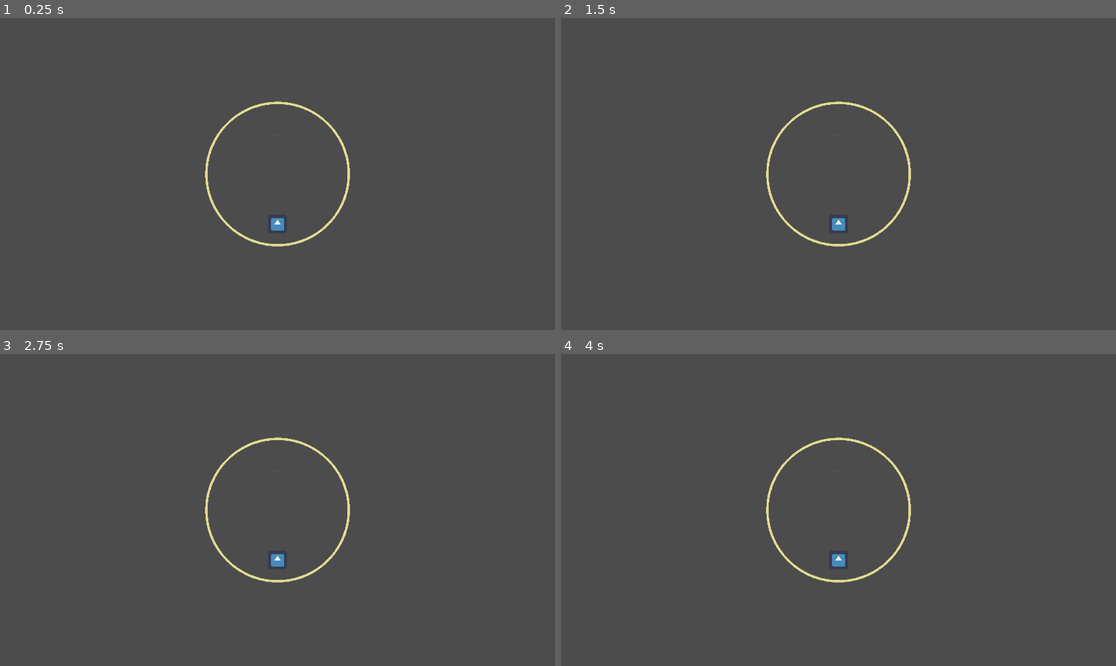
Above: before the commit, frames 1-4 (two rows, left to right).
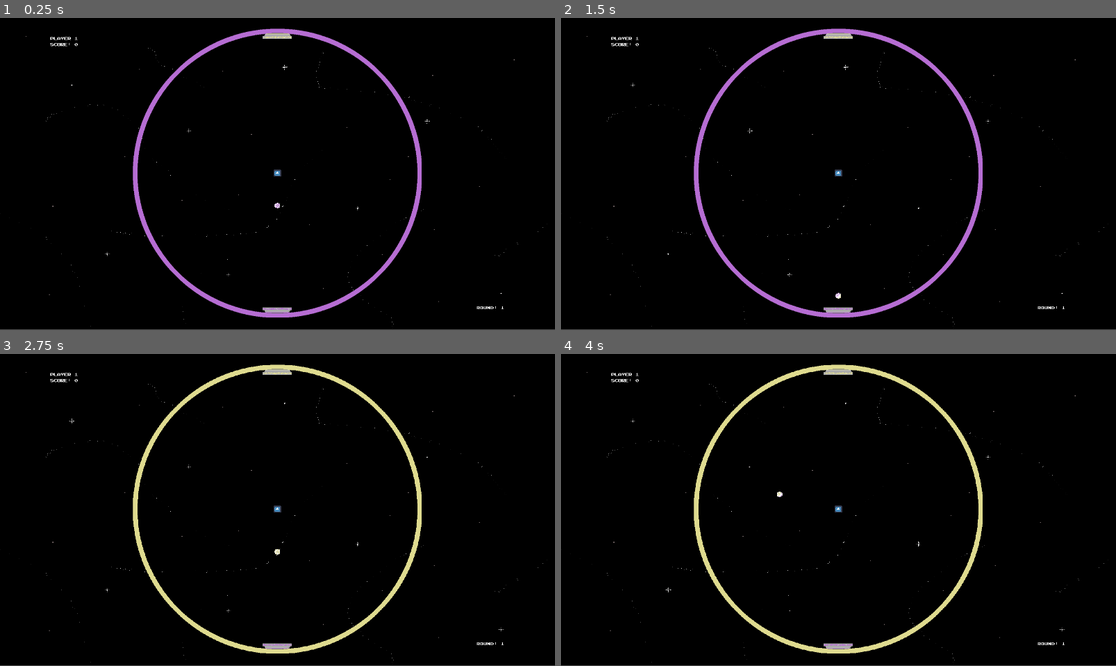
Above: after the commit, the same moments.

Repository: tannercantlay/Star-Pong
Game: Godot game, scene res://Scenes/OuterCollider.tscn
Two runs of this game, one before a commit and one after it. Both use one fixed random seed, a clock stepped at 60 frames per second and the inputs below. Before the commit the project starts from res://Scenes/MainMenu.tscn. The engine's default icon, where the game draws it, is replaced by a stand-in: a white triangle on a blue panel in a dark square.
Inputs (mouse positions are in pixels of both pictures, inside the frame that each line leads up to):
- Up to frame 1 (0.25 s): no input
- Up to frame 2 (1.5 s): tap Enter at 0.5 s; move the mouse to (960, 158) at 0.52 s; click (960, 158) at 0.67 s; tap Space at 1.25 s; move the mouse to (727, 189) at 1.27 s; click (727, 189) at 1.42 s
- Up to frame 3 (2.75 s): tap Enter at 2 s; move the mouse to (333, 441) at 2.02 s; click (333, 441) at 2.17 s
- Up to frame 4 (4 s): tap Space at 2.75 s; move the mouse to (810, 572) at 2.77 s; click (810, 572) at 2.92 s; tap Enter at 3.5 s; move the mouse to (1005, 556) at 3.52 s; click (1005, 556) at 3.67 s

The runs differ from the first frame. In frame 1, 100% of the frame differs, in the area x 0-100%, y 0-100%; in frame 2, 100%; in frame 3, 100%; in frame 4, 100%.
Error after the commit: Invalid get index 'p2Name' (on base: 'KinematicBody2D (gameManager.gd)'). (res://p2Score.gd:16)

Commit message:
middle star

Diff:
--- /dev/null
+++ b/Pong/MiddleStar.gd
@@ -0,0 +1,23 @@
+extends KinematicBody2D
+
+
+# Declare member variables here. Examples:
+# var a = 2
+# var b = "text"
+var randomDir = Vector2(0,0)
+
+# Called when the node enters the scene tree for the first time.
+func _ready():
+	pass # Replace with function body.
+
+func middleStar(vector):
+	var angle = randi()%180
+	print(angle)
+	randomDir.x = (vector.x * cos(angle)) - (sin(angle) * vector.y)
+	randomDir.y = (vector.x * sin(angle)) + (cos(angle) * vector.y)
+	print(randomDir)
+	print_debug("calculating")
+	return randomDir
+# Called every frame. 'delta' is the elapsed time since the previous frame.
+#func _process(delta):
+#	pass
--- /dev/null
+++ b/Pong/RingChange.gd
@@ -0,0 +1,16 @@
+extends Sprite
+
+
+# Declare member variables here. Examples:
+# var a = 2
+# var b = "text"
+
+
+# Called when the node enters the scene tree for the first time.
+func _ready():
+	pass # Replace with function body.
+
+
+# Called every frame. 'delta' is the elapsed time since the previous frame.
+#func _process(delta):
+#	pass
--- a/Pong/Scenes/OuterCollider.tscn
+++ b/Pong/Scenes/OuterCollider.tscn
@@ -14,6 +14,9 @@
 [ext_resource path="res://p2Score.gd" type="Script" id=12]
 [ext_resource path="res://Sprites/SpriteSheets/Star.png" type="Texture" id=13]
 [ext_resource path="res://Font/JOYSTIX.TTF" type="DynamicFontData" id=14]
+[ext_resource path="res://RingChange.gd" type="Script" id=15]
+[ext_resource path="res://MiddleStar.gd" type="Script" id=16]
+[ext_resource path="res://icon.png" type="Texture" id=17]
 
 [sub_resource type="Animation" id=1]
 resource_name = "twinkle"
@@ -205,6 +208,8 @@
 
 [sub_resource type="DynamicFont" id=17]
 font_data = ExtResource( 14 )
+
+[sub_resource type="CircleShape2D" id=18]
 
 [node name="Node2D" type="Node2D"]
 
@@ -323,6 +328,7 @@
 position = Vector2( 0.511478, -1.95866 )
 scale = Vector2( 0.0112687, 0.0132261 )
 texture = ExtResource( 1 )
+script = ExtResource( 15 )
 
 [node name="Paddle1" type="KinematicBody2D" parent="."]
 script = ExtResource( 2 )
@@ -361,6 +367,7 @@
 "anims/yellow paddle" = SubResource( 13 )
 
 [node name="Ball" type="KinematicBody2D" parent="."]
+position = Vector2( 0, 50 )
 script = ExtResource( 4 )
 
 [node name="CollisionShape2D" type="CollisionShape2D" parent="Ball"]
@@ -415,3 +422,13 @@
 __meta__ = {
 "_edit_use_anchors_": false
 }
+
+[node name="Middle Star" type="KinematicBody2D" parent="."]
+script = ExtResource( 16 )
+
+[node name="CollisionShape2D" type="CollisionShape2D" parent="Middle Star"]
+shape = SubResource( 18 )
+
+[node name="Sprite" type="Sprite" parent="Middle Star/CollisionShape2D"]
+scale = Vector2( 0.420888, 0.367549 )
+texture = ExtResource( 17 )
--- a/Pong/ball.gd
+++ b/Pong/ball.gd
@@ -4,7 +4,7 @@
 # Declare member variables here. Examples:
 # var a = 2
 # var b = "text"
-
+var timer
 var velocity = Vector2()
 var returnValue
 var speed = 250
@@ -12,9 +12,13 @@
 
 onready var paddle1 = get_node("../Paddle1")
 onready var paddle2 = get_node("../Paddle2")
+onready var Ring = get_node("../OuterRing/CollisionPolygon2D/OuterRing_P")
+
+onready var purpRing = load("res://Sprites/OuterRing_P.png")
+onready var yelRing = load("res://Sprites/OuterRing_Y.png")
 # Called when the node enters the scene tree for the first time.
 func _ready():
-	velocity = Vector2(0,(0-speed))
+	velocity = Vector2(0,(speed))
 
 	pass # Replace with function body.
 
@@ -49,7 +53,19 @@
 		if collision.collider.has_method("getTeam"):
 			print_debug("Entered team Method")
 			lastHit = collision.collider.getTeam()
-			velocity = 1.2 * velocity.bounce(collision.normal)
+			if(lastHit == "purple"):
+					Ring.texture = yelRing
+			elif(lastHit == "yellow"):
+					Ring.texture = purpRing
+			velocity = 1.1 * velocity.bounce(collision.normal)
+		if collision.collider.has_method("middleStar"):
+			var temp
+			$CollisionShape2D.disabled = true
+			temp = collision.collider.middleStar(velocity)
+			velocity = temp;
+
+#			$CollisionShape2D.disabled = false
+
 
 	if(velocity == Vector2(0,0) && lastHit == "yellow" && (Input.is_key_pressed(65) || Input.is_key_pressed(68))):
 		velocity = Vector2(0,(speed))
@@ -61,3 +77,18 @@
 		#print(returnValue.get_collider())
 
 	pass
+#func _wait( seconds ):
+#	self._create_timer(self, seconds, true, "_emit_timer_end_signal")
+#	yield(self,"$CollisionShape2D.disabled = false")
+#
+#func _emit_timer_end_signal():
+#	emit_signal("timer_end")
+#
+#func _create_timer(object_target, float_wait_time, bool_is_oneshot, string_function):
+#	timer = Timer.new()
+#	timer.set_one_shot(bool_is_oneshot)
+#	timer.set_timer_process_mode(0)
+#	timer.set_wait_time(float_wait_time)
+#	timer.connect("timeout", object_target, string_function)
+#	self.add_child(timer)
+#	timer.start()
--- /dev/null
+++ b/Pong/pause.gd
@@ -0,0 +1,29 @@
+extends Timer
+
+var timer
+# Declare member variables here. Examples:
+# var a = 2
+# var b = "text"
+
+
+# Called when the node enters the scene tree for the first time.ody.
+func _wait( seconds ):
+	self._create_timer(self, seconds, true, "_emit_timer_end_signal")
+	yield(self,"timer_end")
+
+func _emit_timer_end_signal():
+	emit_signal("timer_end")
+
+func _create_timer(object_target, float_wait_time, bool_is_oneshot, string_function):
+	timer = Timer.new()
+	timer.set_one_shot(bool_is_oneshot)
+	timer.set_timer_process_mode(0)
+	timer.set_wait_time(float_wait_time)
+	timer.connect("timeout", object_target, string_function)
+	self.add_child(timer)
+	timer.start()
+
+
+# Called every frame. 'delta' is the elapsed time since the previous frame.
+#func _process(delta):
+#	pass
--- a/Pong/project.godot
+++ b/Pong/project.godot
@@ -16,7 +16,7 @@
 [application]
 
 config/name="Planetary-Pong"
-run/main_scene="res://Scenes/MainMenu.tscn"
+run/main_scene="res://Scenes/OuterCollider.tscn"
 config/icon="res://icon.png"
 
 [autoload]
Not shown: 1 places in Pong/Scenes/OuterCollider.tscn that only renumber resources
